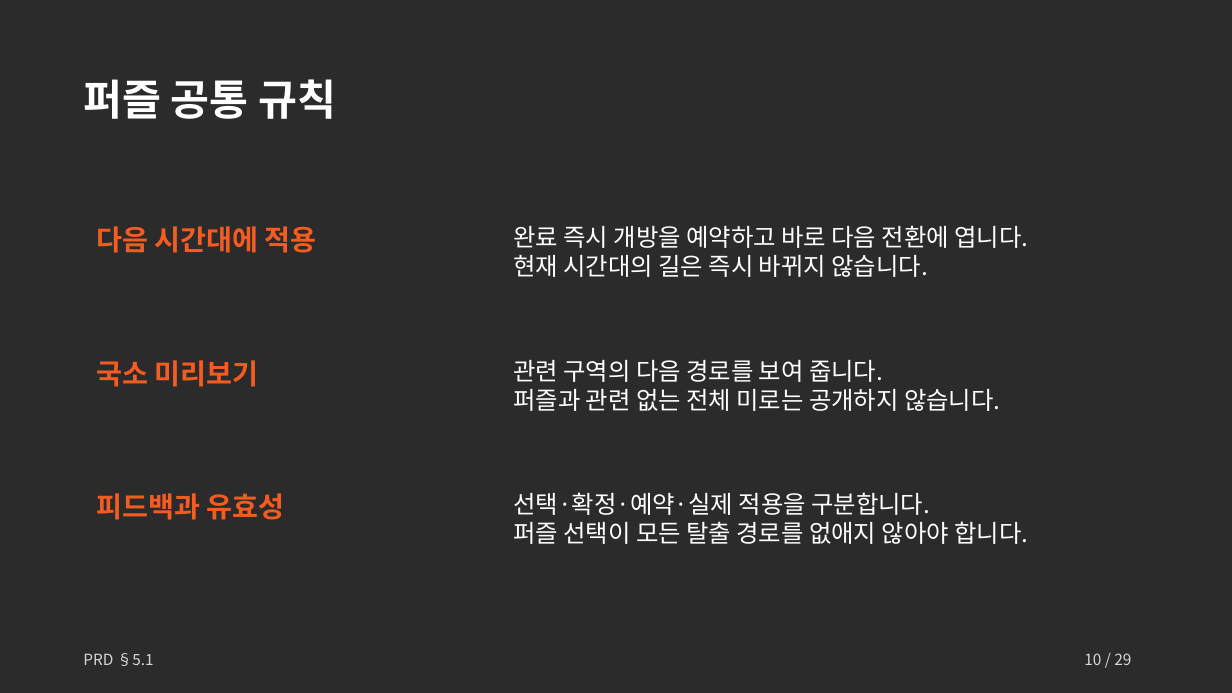
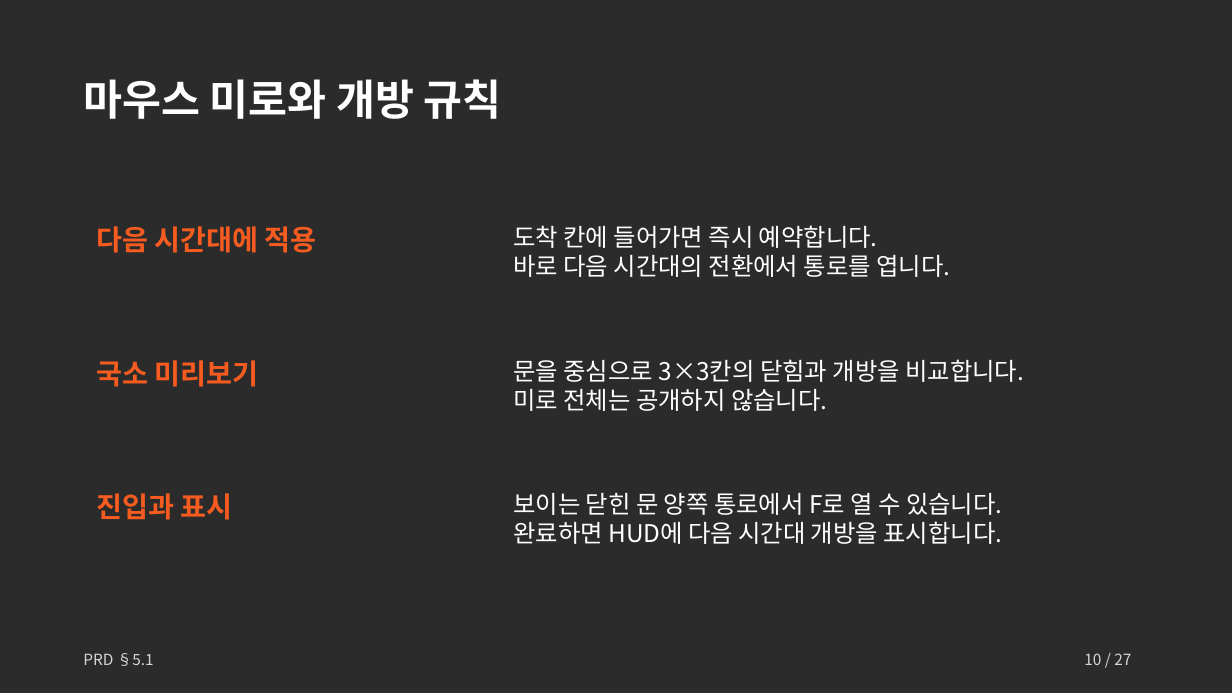
Before and after one commit to Hollolloho/2DGP_TermProject, a slide deck: slide 10 of Docs/초보자를 위한 미로 탈출 안내서_기획안.pptx. Drawn at 1232x693 pixels with LibreOffice and Linux fonts; fonts in the diff are those of the drawing; background and template pictures are left out; a plain dark background stands for a picture behind light text. Boxes give left, top, right and bottom in pixels: in the first picture for what was removed or moved away, otherwise in the second. Text is boxed around its words. In the diff, an @@ line names an element or a change of style, - is before the commit and + after.

```diff
--- a/Docs/초보자를 위한 미로 탈출 안내서_기획안.pptx
+++ b/Docs/초보자를 위한 미로 탈출 안내서_기획안.pptx
@@ text at (83,79,502,119): text changed @@
-퍼즐 공통 규칙
+마우스 미로와 개방 규칙
@@ text at (513,225,950,277): text changed @@
-완료 즉시 개방을 예약하고 바로 다음 전환에 엽니다.
-현재 시간대의 길은 즉시 바뀌지 않습니다.
+도착 칸에 들어가면 즉시 예약합니다.
+바로 다음 시간대의 전환에서 통로를 엽니다.
@@ text at (513,359,1024,411): text changed @@
-관련 구역의 다음 경로를 보여 줍니다.
-퍼즐과 관련 없는 전체 미로는 공개하지 않습니다.
+문을 중심으로 3×3칸의 닫힘과 개방을 비교합니다.
+미로 전체는 공개하지 않습니다.
@@ text at (96,493,233,520): text changed @@
-피드백과 유효성
+진입과 표시
@@ text at (513,493,1003,544): text changed @@
-선택·확정·예약·실제 적용을 구분합니다.
-퍼즐 선택이 모든 탈출 경로를 없애지 않아야 합니다.
+보이는 닫힌 문 양쪽 통로에서 F로 열 수 있습니다.
+완료하면 HUD에 다음 시간대 개방을 표시합니다.
@@ text at (1084,653,1131,665): text changed @@
-10 / 29
+10 / 27
```
Also in this commit, not shown: 26 other slides changed, 7 other files.
